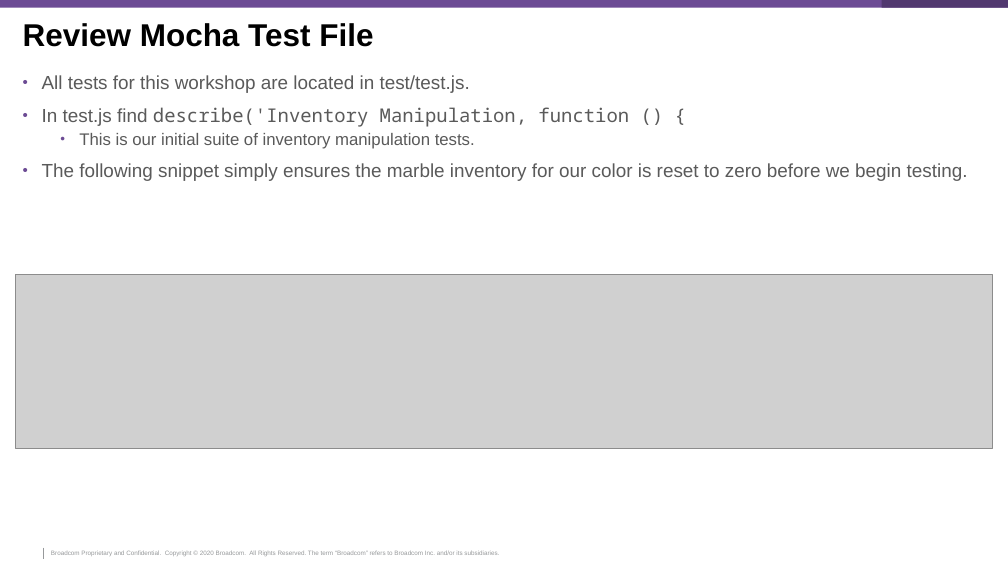
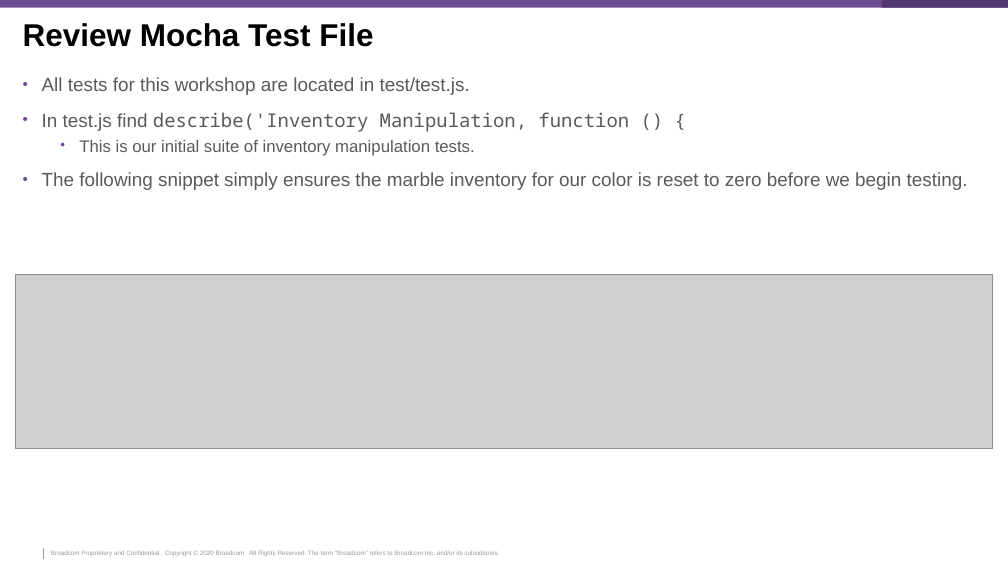
Before and after one commit to McQuitty-Broadcom/Zowe-DevOps-Example, a slide deck: slide 61 of .workshop/DevOps-Workshop.pptx (slide 60 before the commit). Drawn at 1008x567 pixels with LibreOffice and Linux fonts; fonts in the diff are those of the drawing; grey boxes stand for pictures; background and template pictures are left out. Boxes give left, top, right and bottom in pixels: in the first picture for what was removed or moved away, otherwise in the second. Text is boxed around its words. In the diff, an @@ line names an element or a change of style, - is before the commit and + after.

```diff
--- a/.workshop/DevOps-Workshop.pptx
+++ b/.workshop/DevOps-Workshop.pptx
@@ text "All tests for this workshop ..." at <box>42,77,968,190</box>: line spacing 0.9 to 1 @@
```
Also in this commit, not shown: 2 other slides changed, 1 slide added.
